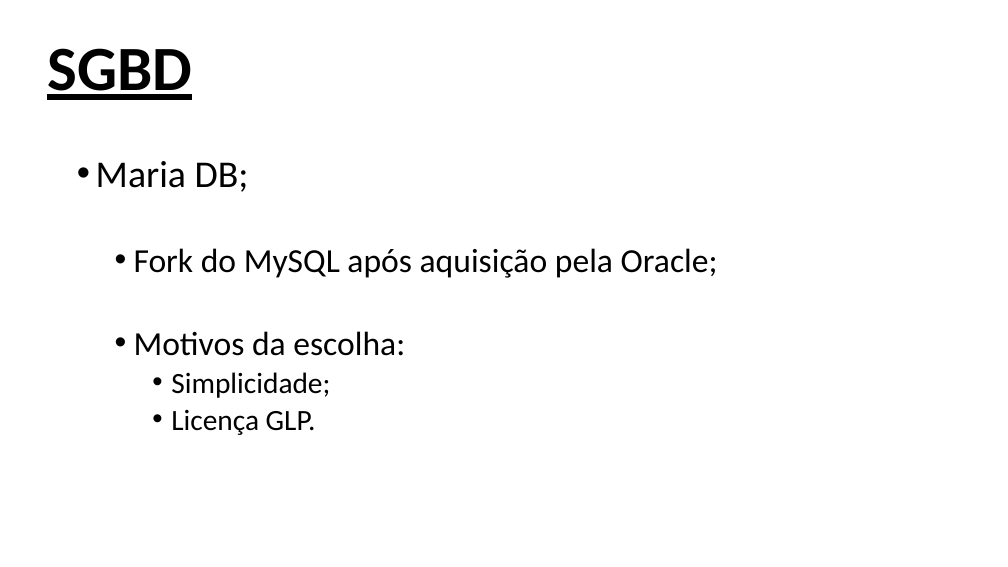
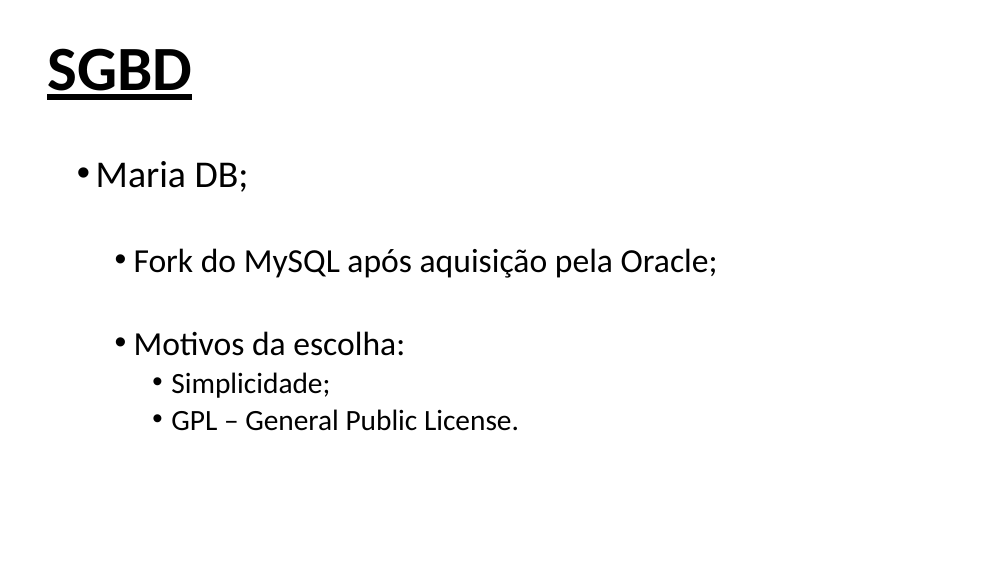
Before and after one commit to wweellddeerr/Projeto-Final-FBD, a slide deck: slide 10 of Apresentação/power point.pptx. Drawn at 1008x567 pixels with LibreOffice and Linux fonts; fonts in the diff are those of the drawing. Boxes give left, top, right and bottom in pixels: in the first picture for what was removed or moved away, otherwise in the second. Text is boxed around its words. In the diff, an @@ line names an element or a change of style, - is before the commit and + after.

```diff
--- a/Apresentação/power point.pptx
+++ b/Apresentação/power point.pptx
@@ text at (171,409,519,431): text changed @@
-    • Licença GLP.
+    • GPL – General Public License.
```
Also in this commit, not shown: 4 other slides changed, 5 slides added, 2 slides removed, 2 other files.
